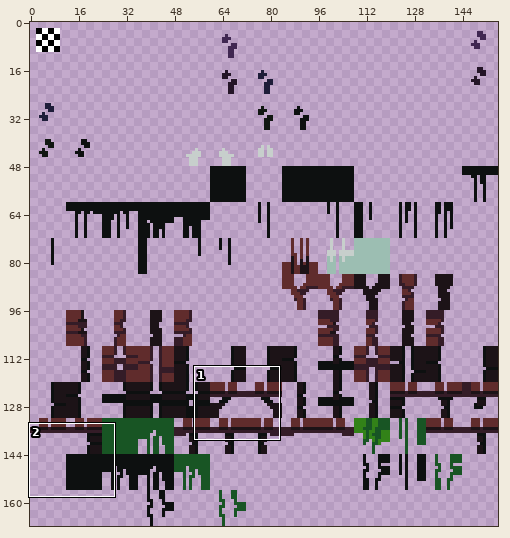
One commit to this sprite sheet: tilesets/ts_jungle_foreground_props/output_tileset.png. Above, an overview of the earlier version with the close-up marked.
Close-up. Before the commit:
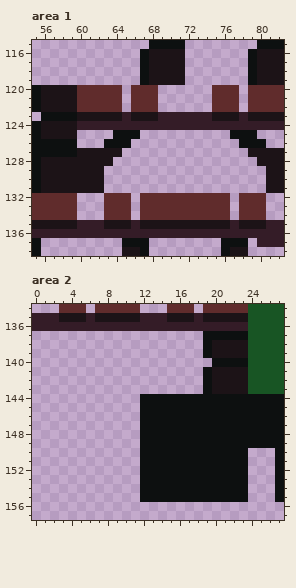
The file is 156x168 pixels. Colours within 5 levels of each other are drawn and written as one. Shown: area 1: x 55..82, y 115..138; area 2: x 0..27, y 134..157.
And afterwards:
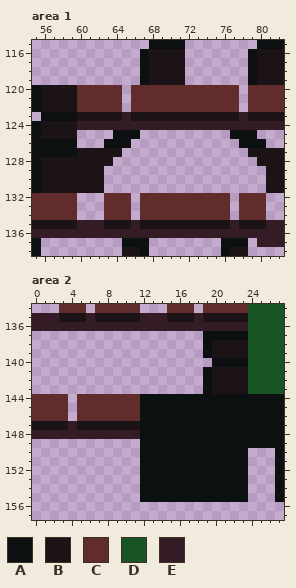
Palette (. is transparent): A #0d1010  B #1c1317  C #602c2c  D #185524  E #341c27
The exact change:
Area 1:
y 120..122: x 69..74 ...... -> CCCCCC
y 123: x 69..74 EEEEEE -> BBBBBB
Area 2:
y 144..146: x 0..3 .... -> CCCC; x 5..11 ....... -> CCCCCCC
y 147: x 0..11 ............ -> BBBBEBBBBBBB
y 148: x 0..11 ............ -> EEEEEEEEEEEE
Changed places in both close-ups, as pixel boxes (x1, y1, x2, y2):
changed: (158, 85, 212, 121)
added: (32, 394, 140, 439)
